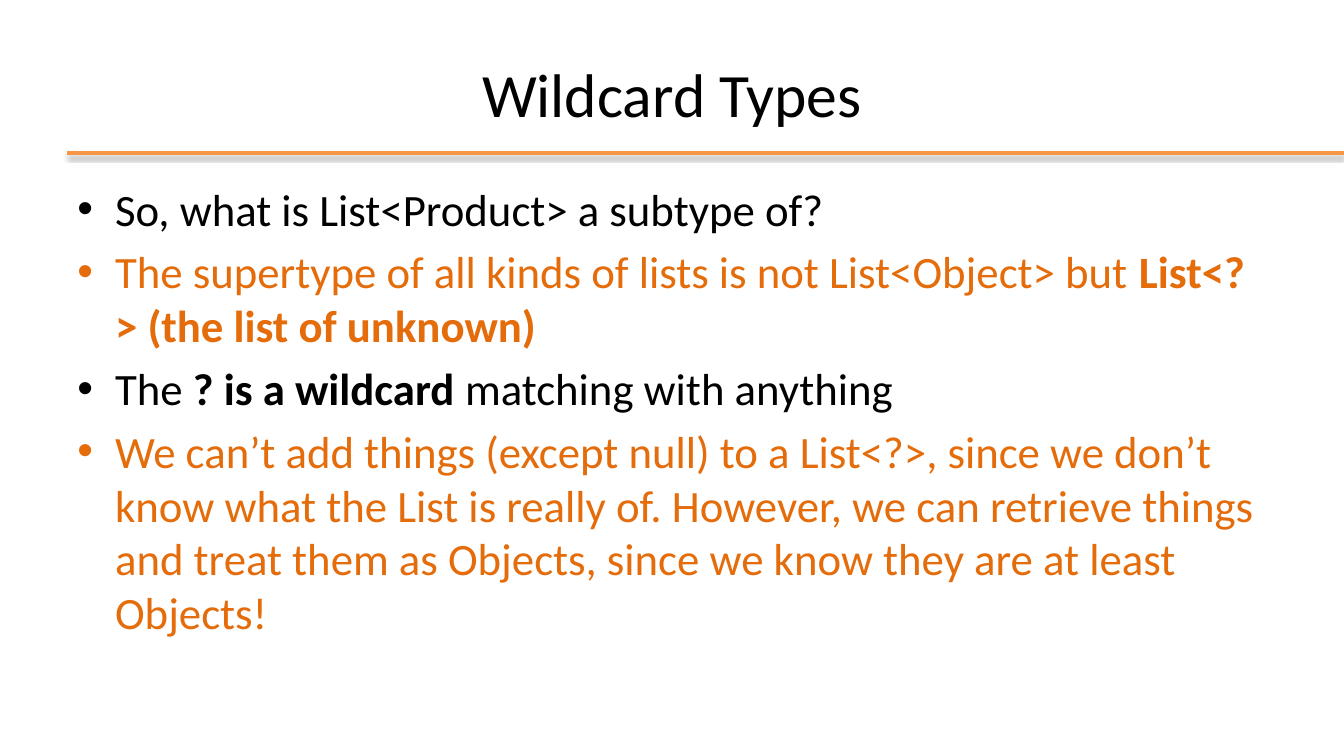
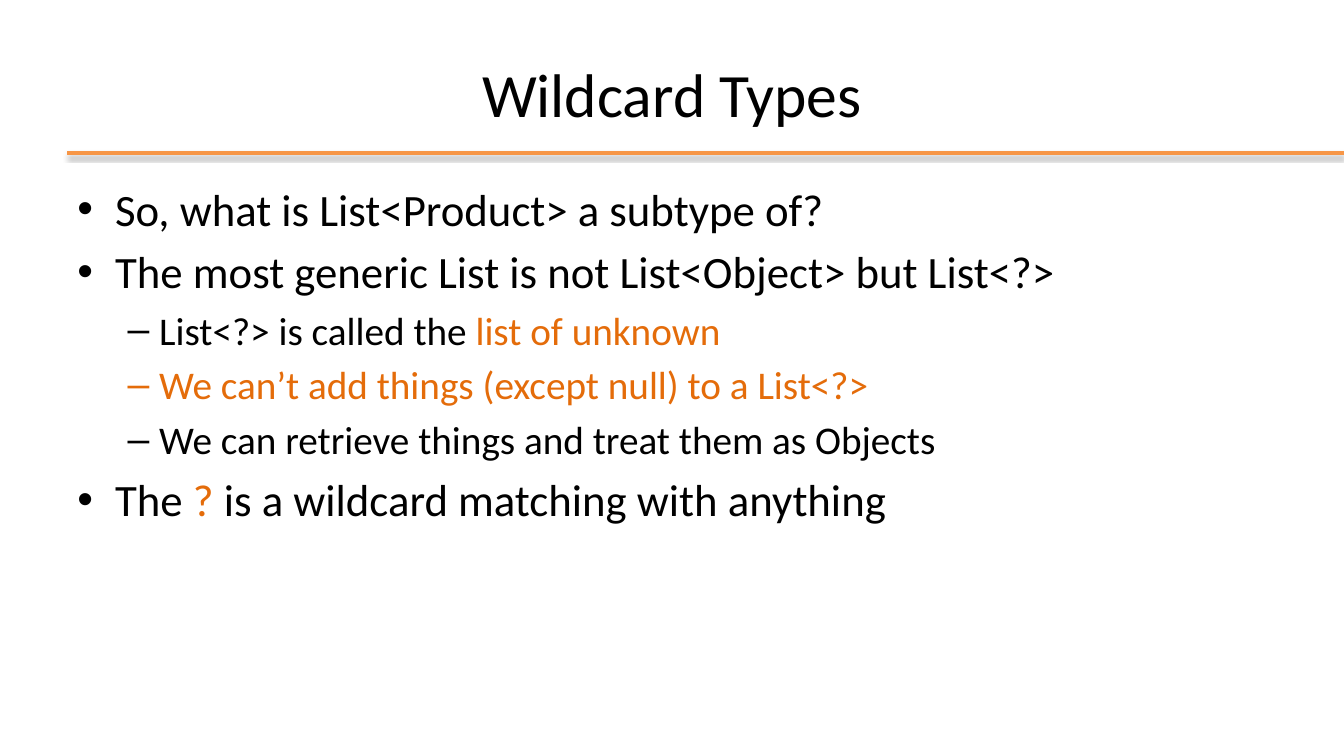
Before and after one commit to plctechnician/ooprogramming, a slide deck: slide 10 of java/slides/ppt/05 - Java Generic Data Structures.pptx (slide 14 before the commit). Drawn at 1344x756 pixels with LibreOffice and Linux fonts; fonts in the diff are those of the drawing; background and template pictures are left out. Boxes give left, top, right and bottom in pixels: in the first picture for what was removed or moved away, otherwise in the second. Text is boxed around its words. In the diff, an @@ line names an element or a change of style, - is before the commit and + after.

```diff
--- a/java/slides/ppt/05 - Java Generic Data Structures.pptx
+++ b/java/slides/ppt/05 - Java Generic Data Structures.pptx
@@ text at [115,257,1055,461]: text changed; size 32 to 28 pt; text colour #E46C0A to #000000 @@
-• The supertype of all kinds of lists is not List<Object> but List<?> (the list of unknown)
+• The most generic List is not List<Object> but List<?>
+  – List<?> is called the list of unknown
+  – We can’t add things (except null) to a List<?>
+  – We can retrieve things and treat them as Objects
@@ text at [115,435,1253,637]: paragraph removed @@
-• We can’t add things (except null) to a List<?>, since we don’t know what the List is really of. However, we can retrieve things and treat them as Objects, since we know they are at least Objects!
@@ text at [115,485,886,524]: text colour #000000 to #E46C0A in "?"; bold off in "? is a wildcard" @@
```
Also in this commit, not shown: 13 other slides changed, 2 slides added, 10 slides removed.
